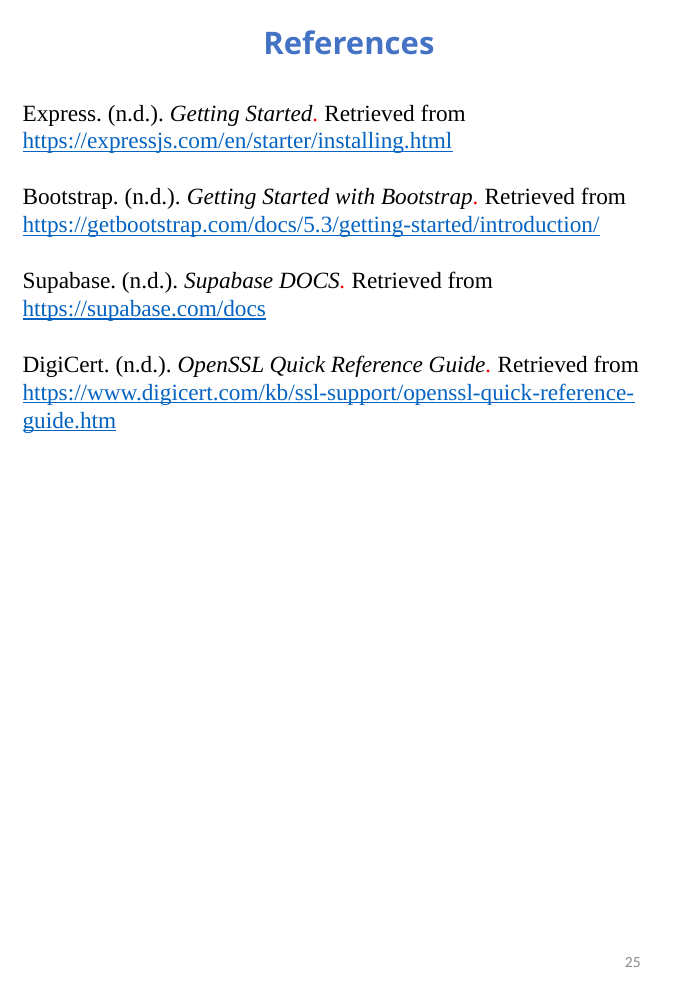
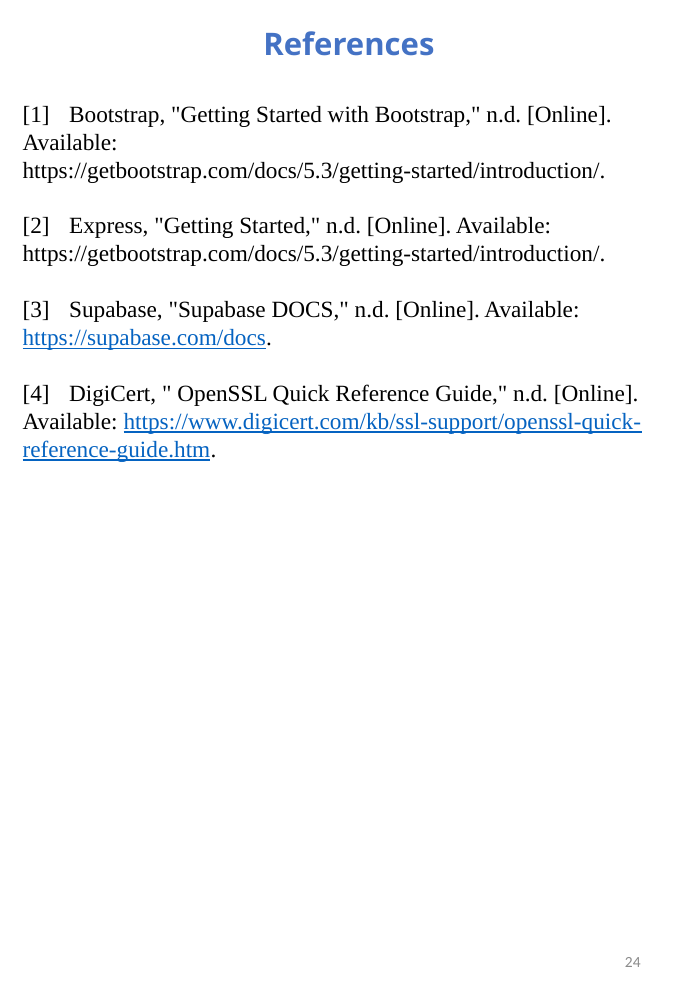
Before and after one commit to Agentgilspy/Food-Ordering-Website, a slide deck: slide 31 of ICT-171 Documentation.pptx (slide 27 before the commit). Drawn at 698x1008 pixels with LibreOffice and Linux fonts; fonts in the diff are those of the drawing. Boxes give left, top, right and bottom in pixels: in the first picture for what was removed or moved away, otherwise in the second. Text is boxed around its words. In the diff, an @@ line names an element or a change of style, - is before the commit and + after.

```diff
--- a/ICT-171 Documentation.pptx
+++ b/ICT-171 Documentation.pptx
@@ text at [23,106,641,462]: text changed; text colour #0563C1 to #000000 @@
-Express. (n.d.). Getting Started. Retrieved from https://expressjs.com/en/starter/installing.html
-Bootstrap. (n.d.). Getting Started with Bootstrap. Retrieved from https://getbootstrap.com/docs/5.3/getting-started/introduction/
-Supabase. (n.d.). Supabase DOCS. Retrieved from https://supabase.com/docs
-DigiCert. (n.d.). OpenSSL Quick Reference Guide. Retrieved from https://www.digicert.com/kb/ssl-support/openssl-quick-reference-guide.htm
+[1] Bootstrap, "Getting Started with Bootstrap," n.d. [Online]. Available: https://getbootstrap.com/docs/5.3/getting-started/introduction/.
+[2] Express, "Getting Started," n.d. [Online]. Available: https://getbootstrap.com/docs/5.3/getting-started/introduction/.
+[3] Supabase, "Supabase DOCS," n.d. [Online]. Available: https://supabase.com/docs.
+[4] DigiCert, " OpenSSL Quick Reference Guide," n.d. [Online]. Available: https://www.digicert.com/kb/ssl-support/openssl-quick-reference-guide.htm.
@@ text at [625,957,641,967]: text changed @@
-25
+24
```
Also in this commit, not shown: 3 other slides changed, 4 slides added.
